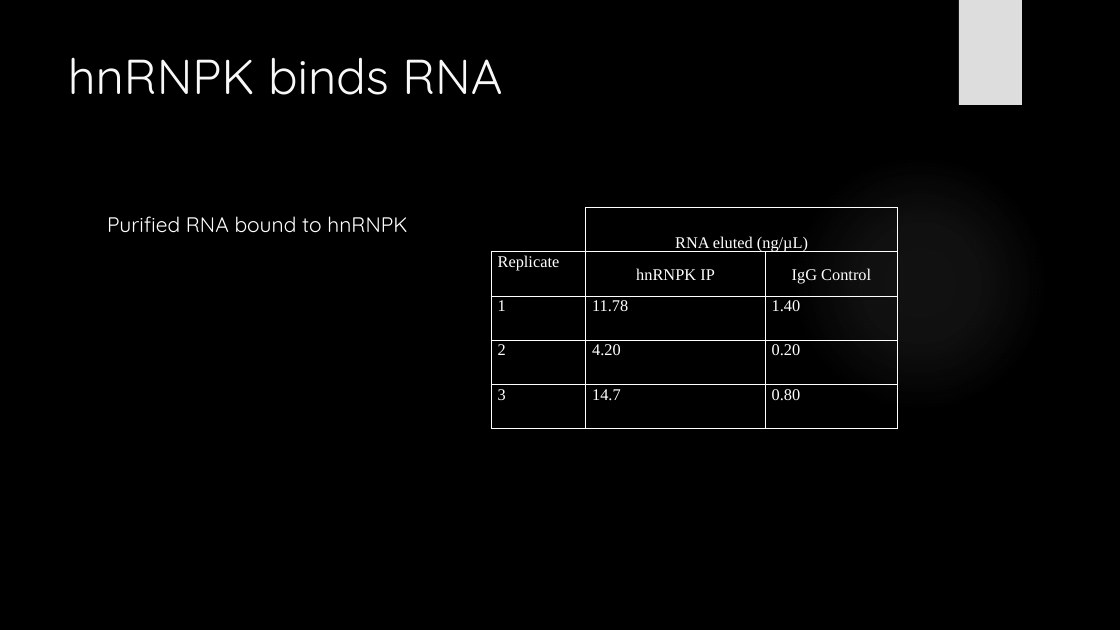
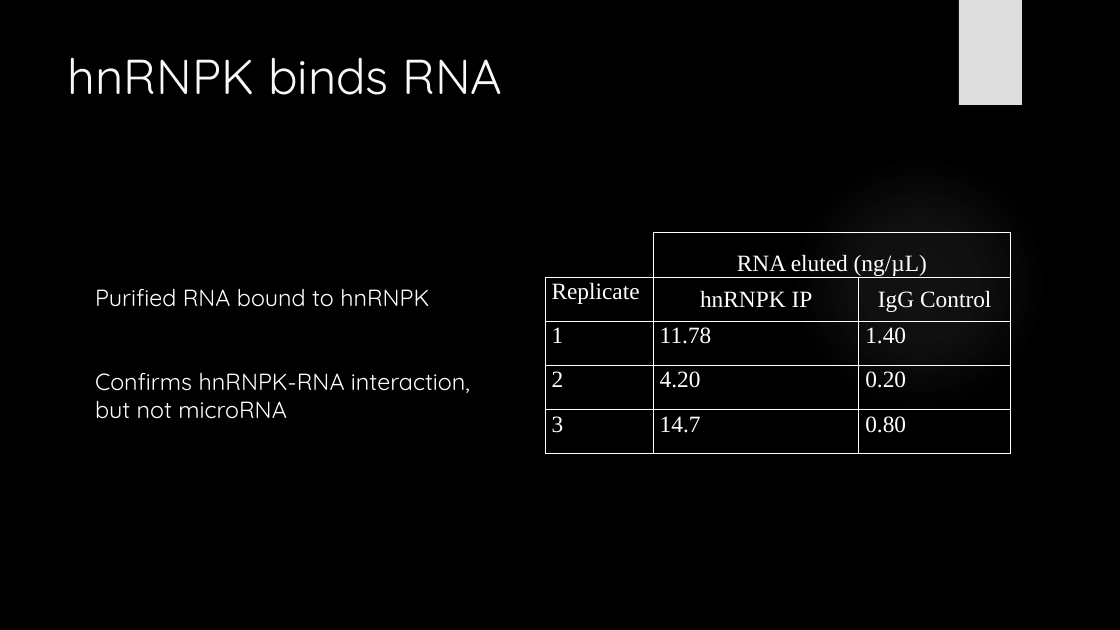
Before and after one commit to HarleyRobinson/Honours2, a slide deck: slide 22 of BackgroundInfo/CollCombBiol.pptx. Drawn at 1120x630 pixels with LibreOffice and Linux fonts; fonts in the diff are those of the drawing; background and template pictures are left out. Boxes give left, top, right and bottom in pixels: in the first picture for what was removed or moved away, otherwise in the second. Text is boxed around its words. In the diff, an @@ line names an element or a change of style, - is before the commit and + after.

```diff
--- a/BackgroundInfo/CollCombBiol.pptx
+++ b/BackgroundInfo/CollCombBiol.pptx
@@ table at (545, 233, 1011, 454) @@
@@ size 14 to 20 pt @@
@@ table: place and size @@
-table at (492, 208, 899, 429)
+table at (545, 233, 1011, 454)
@@ text "Purified RNA bound to hnRNPK": place and size @@
-text "Purified RNA bound to hnRNPK" at (107, 216, 407, 233)
+text "Purified RNA bound to hnRNPK" at (95, 289, 470, 419)
@@ text at (95, 289, 429, 307): size 18 to 20 pt in "Purified RNA bound to hnRNPK" @@
@@ text at (95, 373, 470, 419): paragraphs added @@
+Confirms hnRNPK-RNA interaction,
+but not microRNA
```
Also in this commit, not shown: 11 other slides changed, 1 other file.
